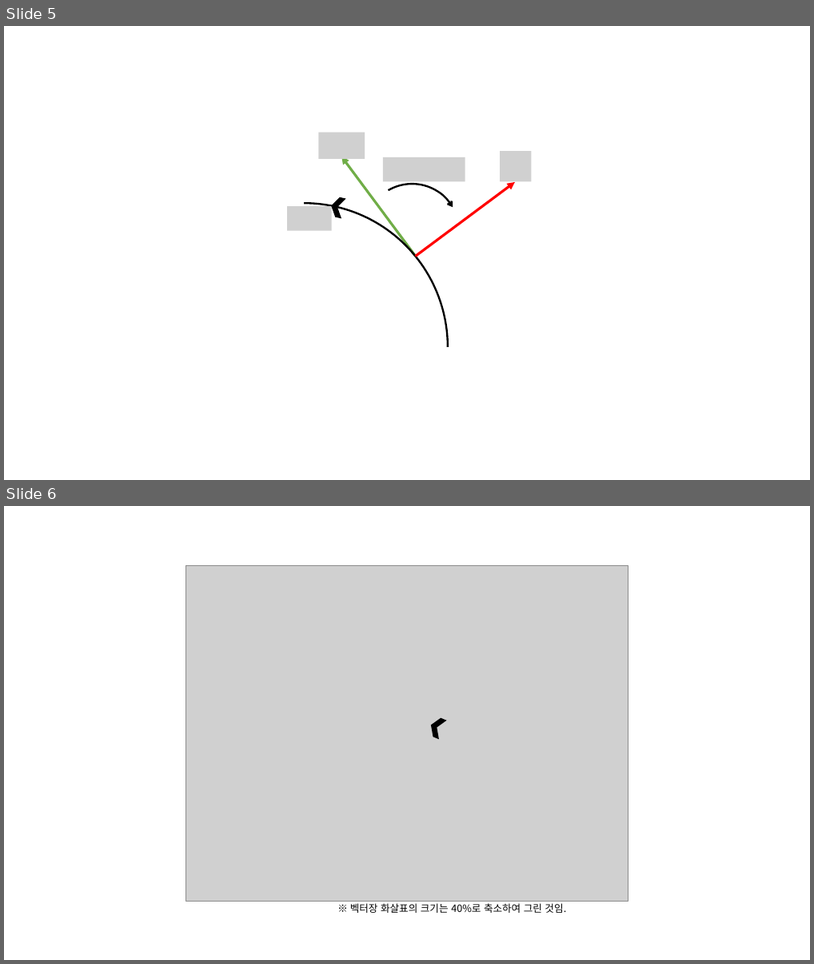
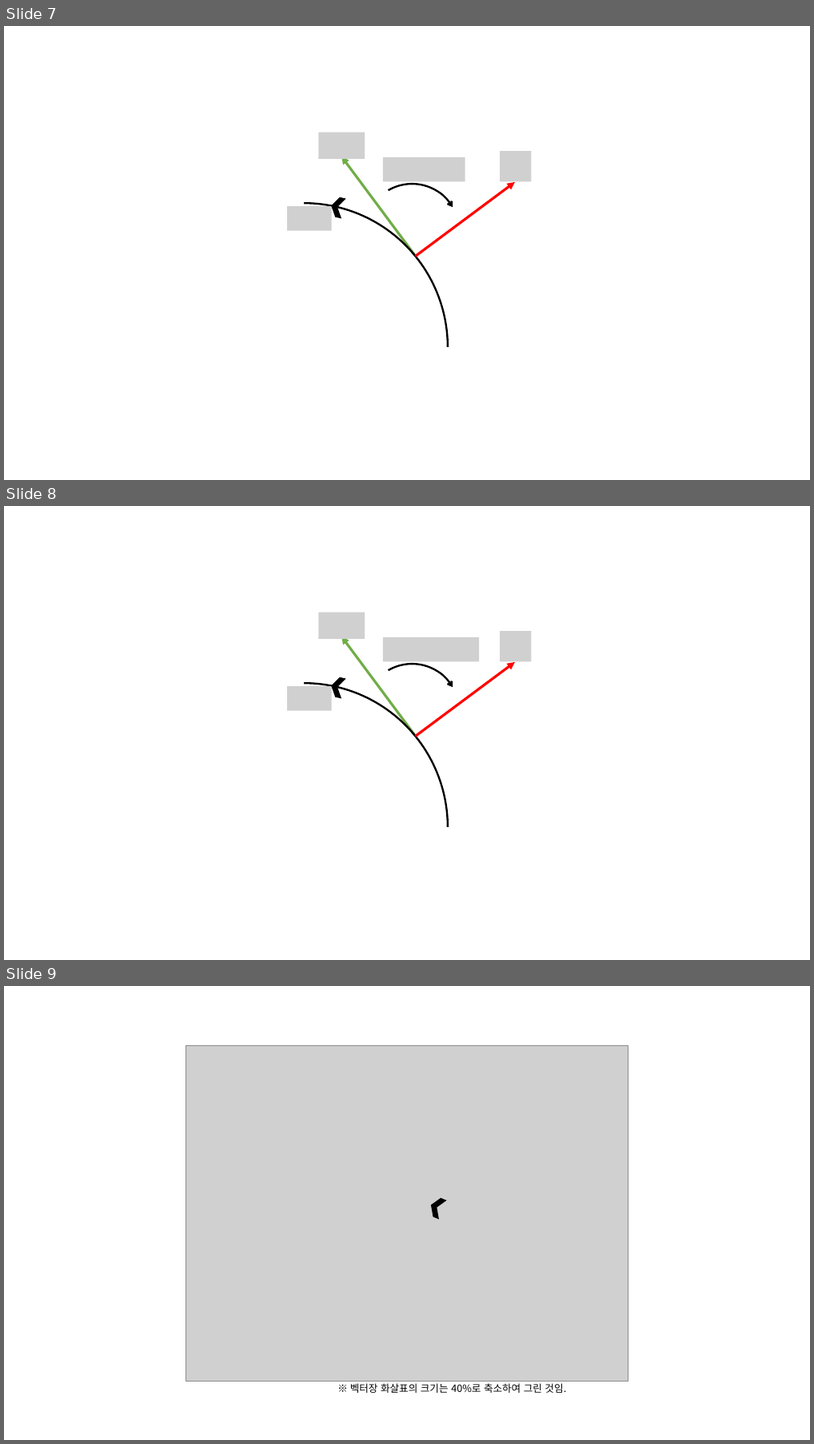
Before and after one commit to answeredbyablemind/answeredbyablemind.github.io, a slide deck: pics/2020-08-18-flux_2D/pics.pptx. Shown one above the other, each under a label of ours: slides 5 and 6 before the commit, slides 7, 8 and 9 after it. The pictures are 814x964 and 814x1444 pixels, drawn with LibreOffice and Linux fonts; fonts in the diff are those of the drawing; grey boxes stand for pictures. Boxes give left, top, right and bottom in pixels: in the first picture for what was removed or moved away, otherwise in the second. Text is boxed around its words. In the diff, an @@ line names an element or a change of style, - is before the commit and + after.

```diff
--- a/pics/2020-08-18-flux_2D/pics.pptx
+++ b/pics/2020-08-18-flux_2D/pics.pptx
@@ slide 8 added at (4, 506, 810, 960), background #FFFFFF @@
@@ picture added at (318, 612, 365, 639) @@
@@ arrow added from (416, 736) to (342, 636), #70AD47 3 pt @@
@@ arc (boxed as its full ellipse) added at (348, 647, 477, 776), outline #000000 2.25 pt @@
@@ picture added at (383, 637, 479, 661) @@
@@ picture added at (500, 632, 531, 661) @@
@@ arrow added from (416, 736) to (515, 662), #FF0000 3 pt @@
@@ arc (boxed as its full ellipse) added at (160, 684, 448, 960), outline #000000 2.25 pt @@
@@ picture added at (287, 686, 331, 711) @@
@@ chevron added at (329, 676, 346, 698), fill #000000 @@
@@ what was slide 5 is now slide 7 @@
@@ what was slide 6 is now slide 9 @@
```
Also in this commit, not shown: 3 other slides added, 7 other files.
